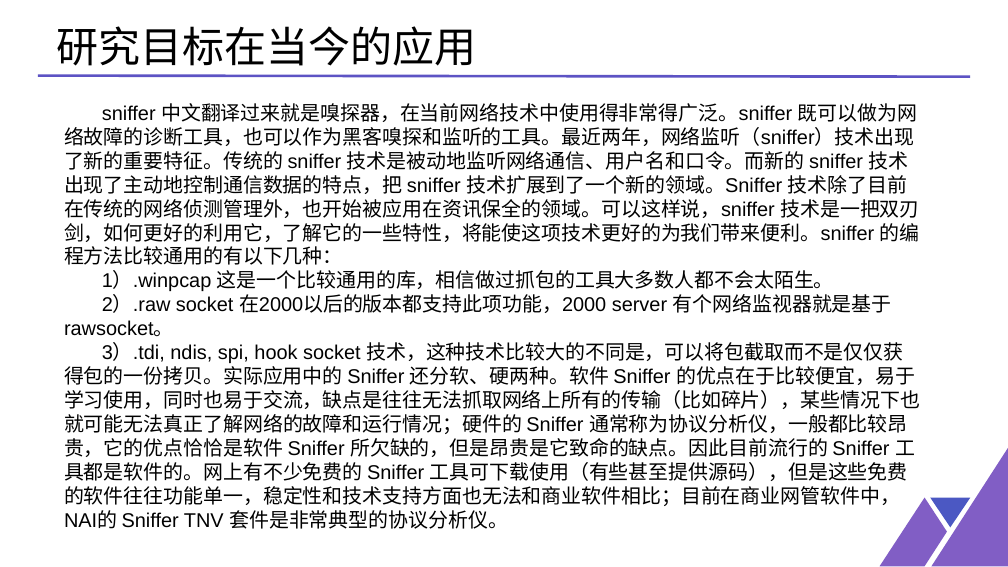
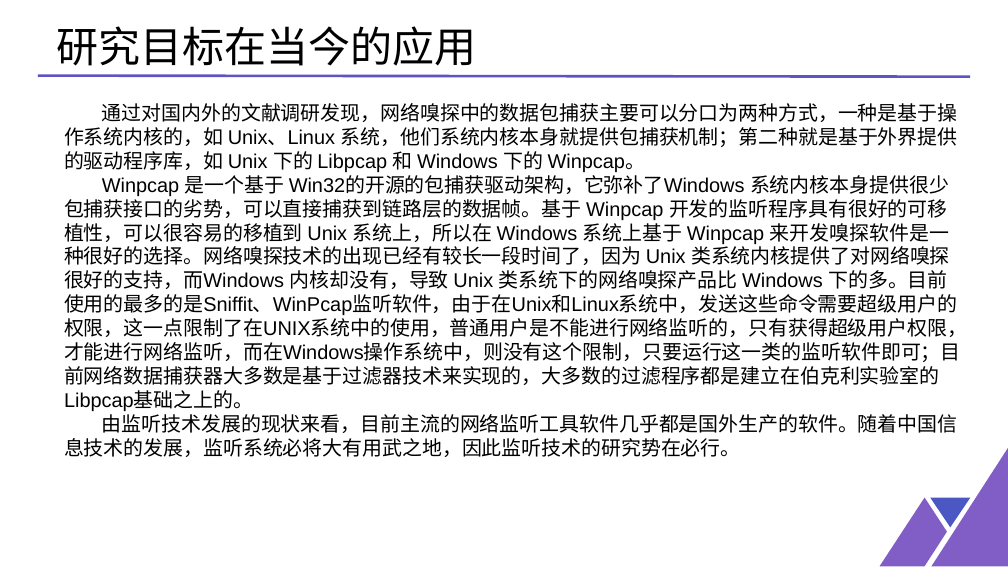
Before and after one commit to zzxr6/Defense, a slide deck: slide 2 of 开题答辩PPT.pptx (slide 3 before the commit). Drawn at 1008x567 pixels with LibreOffice and Linux fonts; fonts in the diff are those of the drawing. Boxes give left, top, right and bottom in pixels: in the first picture for what was removed or moved away, otherwise in the second. Text is boxed around its words. In the diff, an @@ line names an element or a change of style, - is before the commit and + after.

```diff
--- a/开题答辩PPT.pptx
+++ b/开题答辩PPT.pptx
@@ text at [64, 103, 967, 457]: text changed @@
-sniffer 中文翻译过来就是嗅探器，在当前网络技术中使用得非常得广泛。sniffer 既可以做为网络故障的诊断工具，也可以作为黑客嗅探和监听的工具。最近两年，网络监听（sniffer）技术出现了新的重要特征。传统的 sniffer 技术是被动地监听网络通信、用户名和口令。而新的 sniffer 技术出现了主动地控制通信数据的特点，把 sniffer 技术扩展到了一个新的领域。Sniffer 技术除了目前在传统的网络侦测管理外，也开始被应用在资讯保全的领域。可以这样说，sniffer 技术是一把双刃剑，如何更好的利用它，了解它的一些特性，将能使这项技术更好的为我们带来便利。sniffer 的编程方法比较通用的有以下几种：
-1）.winpcap 这是一个比较通用的库，相信做过抓包的工具大多数人都不会太陌生。
-2）.raw socket 在2000以后的版本都支持此项功能，2000 server 有个网络监视器就是基于 rawsocket。
-3）.tdi, ndis, spi, hook socket 技术，这种技术比较大的不同是，可以将包截取而不是仅仅获得包的一份拷贝。实际应用中的 Sniffer 还分软、硬两种。软件 Sniffer 的优点在于比较便宜，易于学习使用，同时也易于交流，缺点是往往无法抓取网络上所有的传输（比如碎片），某些情况下也就可能无法真正了解网络的故障和运行情况；硬件的 Sniffer 通常称为协议分析仪，一般都比较昂贵，它的优点恰恰是软件 Sniffer 所欠缺的，但是昂贵是它致命的缺点。因此目前流行的 Sniffer 工具都是软件的。网上有不少免费的 Sniffer 工具可下载使用（有些甚至提供源码），但是这些免费的软件往往功能单一，稳定性和技术支持方面也无法和商业软件相比；目前在商业网管软件中，NAI的 Sniffer TNV 套件是非常典型的协议分析仪。
+通过对国内外的文献调研发现，网络嗅探中的数据包捕获主要可以分口为两种方式，一种是基于操作系统内核的，如 Unix、Linux 系统，他们系统内核本身就提供包捕获机制；第二种就是基于外界提供的驱动程序库，如 Unix 下的 Libpcap 和 Windows 下的 Winpcap。
+Winpcap 是一个基于 Win32的开源的包捕获驱动架构，它弥补了Windows 系统内核本身提供很少包捕获接口的劣势，可以直接捕获到链路层的数据帧。基于 Winpcap 开发的监听程序具有很好的可移植性，可以很容易的移植到 Unix 系统上，所以在 Windows 系统上基于 Winpcap 来开发嗅探软件是一种很好的选择。网络嗅探技术的出现已经有较长一段时间了，因为 Unix 类系统内核提供了对网络嗅探很好的支持，而Windows 内核却没有，导致 Unix 类系统下的网络嗅探产品比 Windows 下的多。目前使用的最多的是Sniffit、WinPcap监听软件，由于在Unix和Linux系统中，发送这些命令需要超级用户的权限，这一点限制了在UNIX系统中的使用，普通用户是不能进行网络监听的，只有获得超级用户权限，才能进行网络监听，而在Windows操作系统中，则没有这个限制，只要运行这一类的监听软件即可；目前网络数据捕获器大多数是基于过滤器技术来实现的，大多数的过滤程序都是建立在伯克利实验室的Libpcap基础之上的。
+由监听技术发展的现状来看，目前主流的网络监听工具软件几乎都是国外生产的软件。随着中国信息技术的发展，监听系统必将大有用武之地，因此监听技术的研究势在必行。
```
Also in this commit, not shown: 3 other slides changed, 3 slides added, 2 slides removed, 1 other file.
